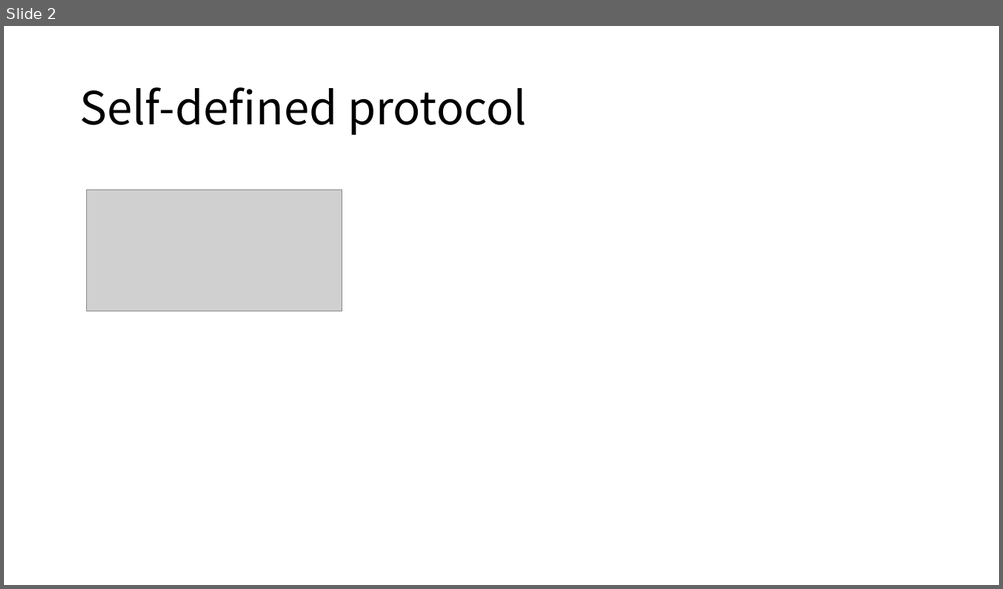
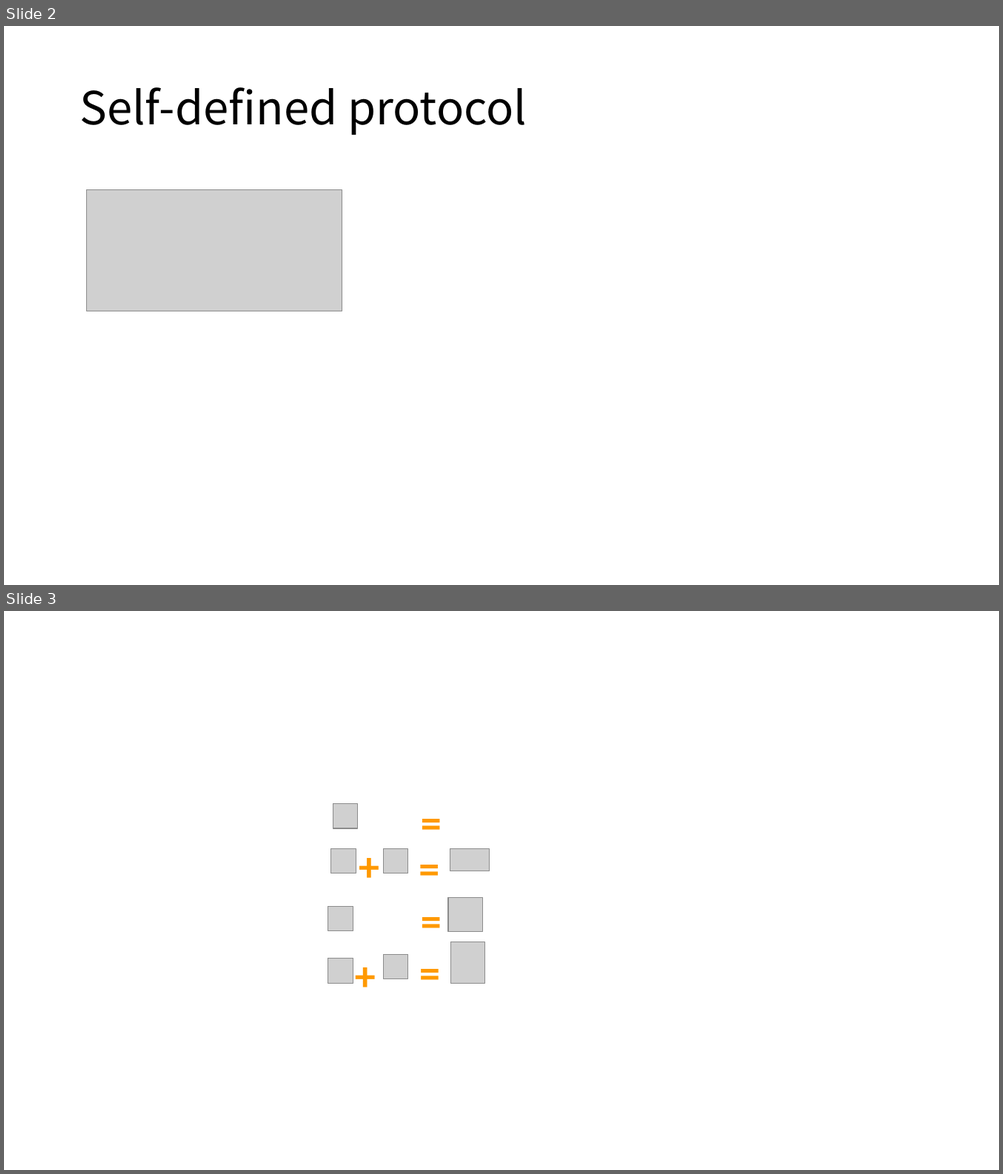
Before and after one commit to lrq619/Ninja, a slide deck: Architectures.pptx. Shown one above the other, each under a label of ours: slide 2 before the commit, slides 2 and 3 after it. The pictures are 1003x589 and 1003x1174 pixels, drawn with LibreOffice and Linux fonts; fonts in the diff are those of the drawing; grey boxes stand for pictures; background and template pictures are left out. Boxes give left, top, right and bottom in pixels: in the first picture for what was removed or moved away, otherwise in the second. Text is boxed around its words. In the diff, an @@ line names an element or a change of style, - is before the commit and + after.

```diff
--- a/Architectures.pptx
+++ b/Architectures.pptx
@@ slide 3 added at (4, 611, 999, 1170), background #FFFFFF @@
@@ picture added at (333, 803, 358, 828) @@
@@ text added at (412, 792, 450, 850), 40 pt, text #FF9900, bold @@
+=
@@ picture added at (331, 849, 356, 874) @@
@@ text added at (350, 836, 388, 894), 40 pt, text #FF9900, bold @@
++
@@ picture added at (383, 849, 407, 874) @@
@@ text added at (410, 839, 448, 896), 40 pt, text #FF9900, bold @@
+=
@@ picture added at (450, 849, 489, 871) @@
@@ text added at (412, 891, 450, 949), 40 pt, text #FF9900, bold @@
+=
@@ picture added at (448, 897, 482, 932) @@
@@ picture added at (328, 906, 353, 931) @@
@@ text added at (410, 943, 449, 1000), 40 pt, text #FF9900, bold @@
+=
@@ picture added at (450, 943, 484, 983) @@
@@ picture added at (328, 959, 353, 983) @@
@@ text added at (346, 946, 384, 1003), 40 pt, text #FF9900, bold @@
++
@@ picture added at (383, 954, 407, 979) @@
```
Also in this commit, not shown: 13 other files.
